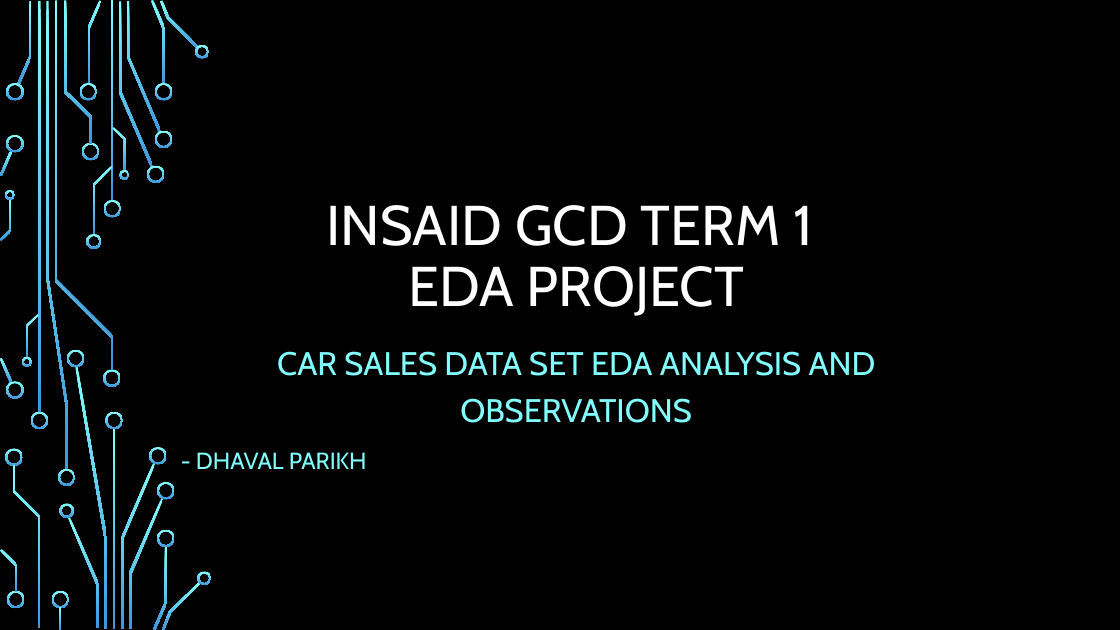
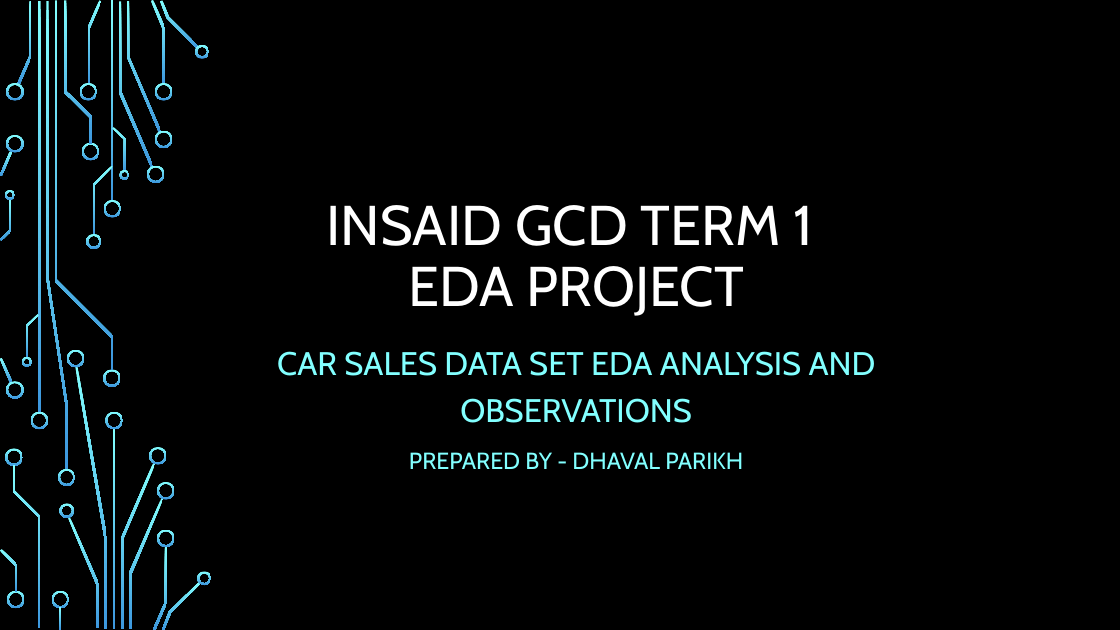
Before and after one commit to dhp6106/insaid-projects, a slide deck: slide 1 of term1/projects/CarSales/Term1-EDAProject-CarSales-DhavalParikh.pptx. Drawn at 1120x630 pixels with LibreOffice and Linux fonts; fonts in the diff are those of the drawing; background and template pictures are left out. Boxes give left, top, right and bottom in pixels: in the first picture for what was removed or moved away, otherwise in the second. Text is boxed around its words. In the diff, an @@ line names an element or a change of style, - is before the commit and + after.

```diff
--- a/term1/projects/CarSales/Term1-EDAProject-CarSales-DhavalParikh.pptx
+++ b/term1/projects/CarSales/Term1-EDAProject-CarSales-DhavalParikh.pptx
@@ subtitle at (409, 452, 743, 469): text changed @@
-- DHAVAL PARIKH
+PREPARED BY - DHAVAL PARIKH
```
Also in this commit, not shown: 5 other slides changed, 10 slides added, 8 slides removed, 8 other files.
